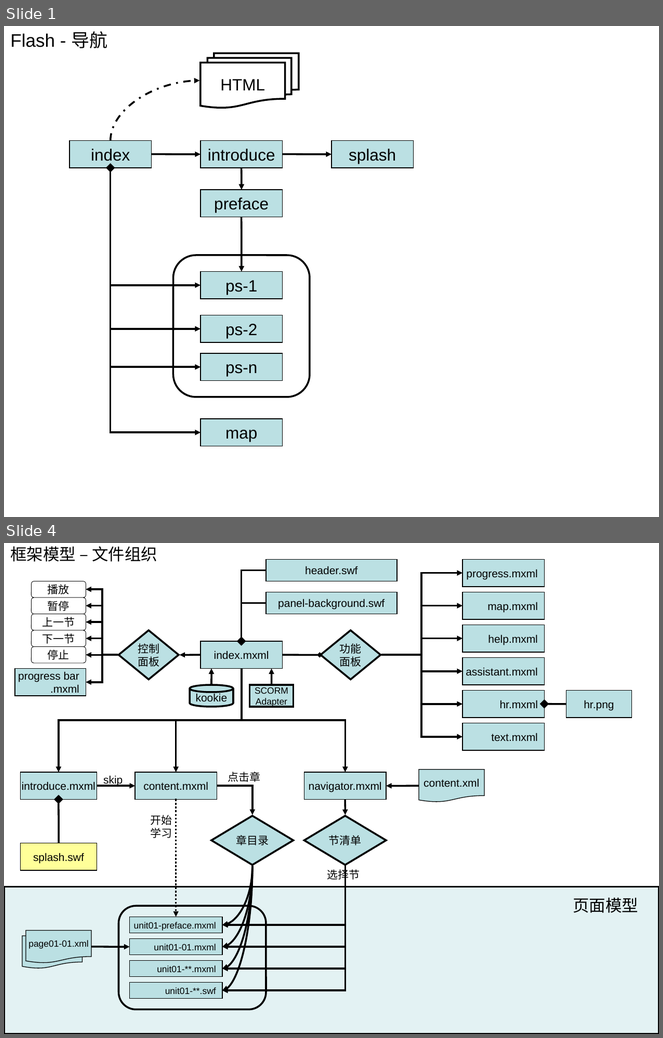
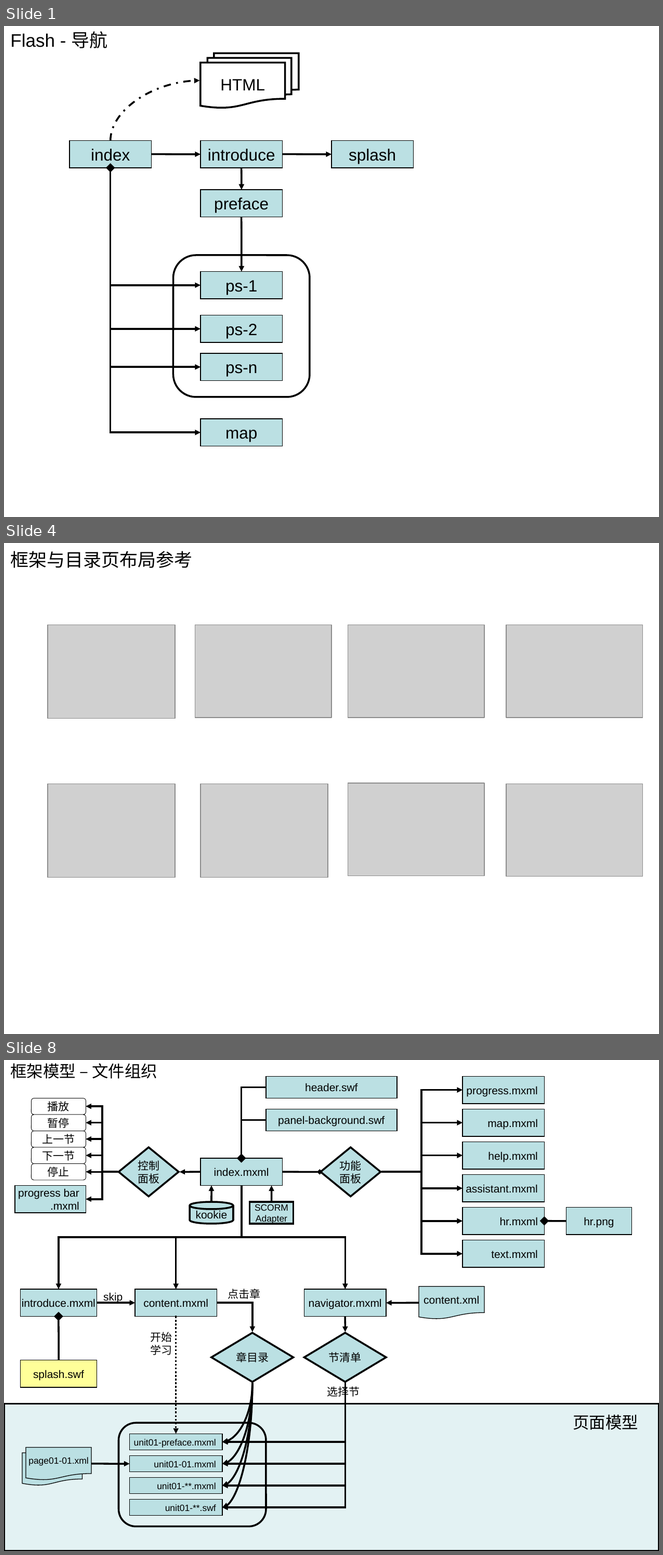
Before and after one commit to myedlt/myflash, a slide deck: docu/CWArch/课件模型设计[嘉实].ppt. Shown one above the other, each under a label of ours: slides 1 and 4 before the commit, slides 1, 4 and 8 after it; the slides between them are not shown. The pictures are 663x1038 and 663x1555 pixels, drawn with LibreOffice and Linux fonts; fonts in the diff are those of the drawing; grey boxes stand for pictures. Boxes give left, top, right and bottom in pixels: in the first picture for what was removed or moved away, otherwise in the second. Text is boxed around its words. In the diff, an @@ line names an element or a change of style, - is before the commit and + after.

```diff
--- a/docu/CWArch/课件模型设计[嘉实].ppt
+++ b/docu/CWArch/课件模型设计[嘉实].ppt
@@ slide 4 added at <box>4,543,659,1034</box>, background #FFFFFF @@
@@ title added at <box>10,551,193,568</box>, 20 pt, text #000000 @@
+框架与目录页布局参考
@@ picture added at <box>48,625,175,719</box> @@
@@ picture added at <box>195,625,332,718</box> @@
@@ picture added at <box>348,625,484,718</box> @@
@@ picture added at <box>506,625,643,718</box> @@
@@ picture added at <box>48,784,175,878</box> @@
@@ picture added at <box>201,784,327,878</box> @@
@@ picture added at <box>348,783,484,876</box> @@
@@ picture added at <box>506,784,643,877</box> @@
@@ what was slide 4 is now slide 8 @@
```
Also in this commit, not shown: 2 slides changed, 3 other slides added, 2 other files.
